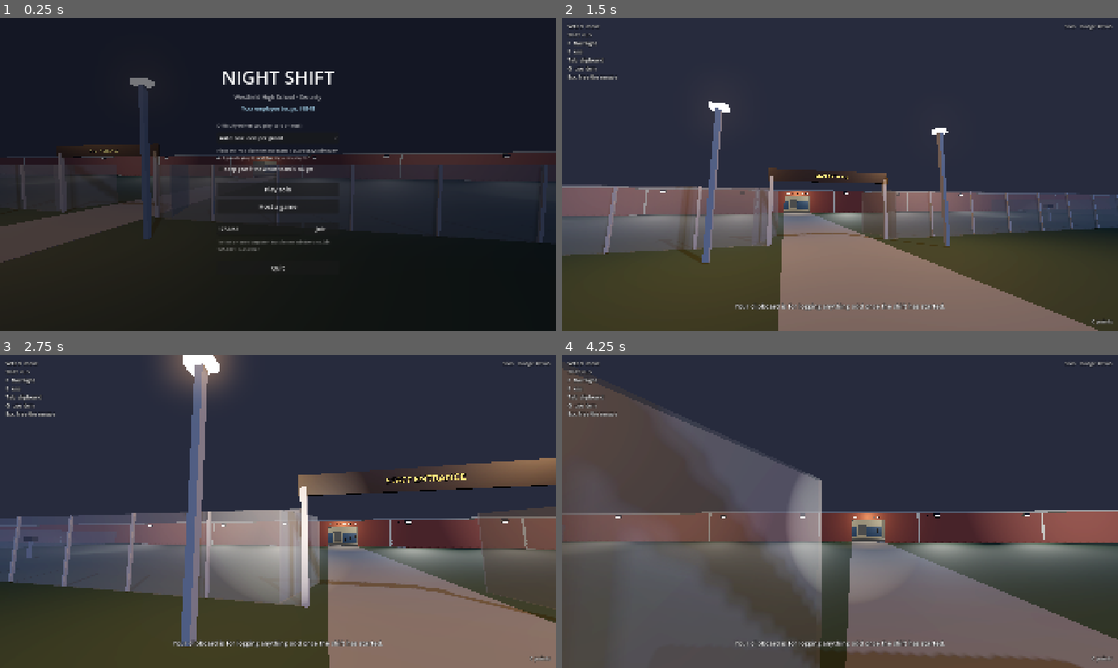
Above: before the commit, frames 1-4 (two rows, left to right).
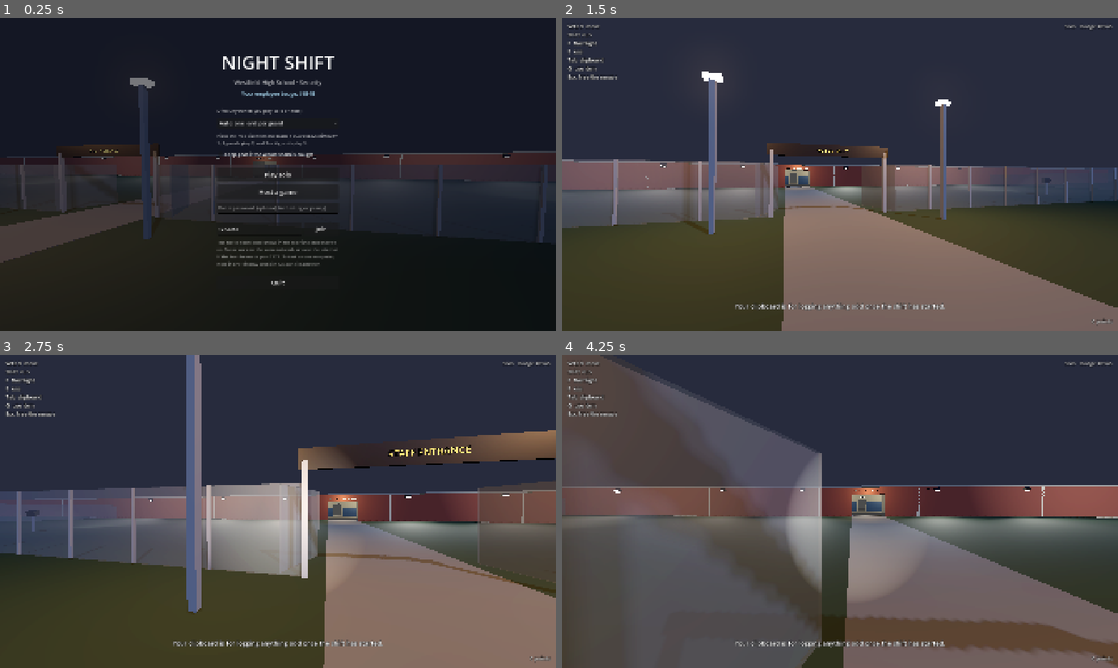
Above: after the commit, the same moments.

Repository: Travis700/Game
Game: Godot game, scene res://scenes/main.tscn
The game is run twice, just before and just after one commit, with the same random seed, the same clock (stepped at 60 frames per second) and the same inputs.
Inputs (mouse positions are in pixels of both pictures, inside the frame that each line leads up to):
- Up to frame 1 (0.25 s): no input
- Up to frame 2 (1.5 s): click "Play solo" at 0.5 s; tap Enter at 1.25 s; move the mouse to (867, 174) at 1.27 s; hold W (move_forward) from 1.28 s (still down); hold Tab (clipboard) from 1.28 s (still down); click (867, 174) at 1.42 s
- Up to frame 3 (2.75 s): keep holding W (move_forward); move the mouse to (250, 511) at 2.02 s; release Tab (clipboard) at 2.03 s; tap F (flashlight) at 2.1 s
- Up to frame 4 (4.25 s): keep holding W (move_forward); move the mouse to (851, 505) at 2.77 s; hold E (interact) 2.78-3.53 s; move the mouse to (834, 517) at 3.52 s; tap 1 (monitor_1) at 3.6 s; click (834, 517) at 3.67 s

The runs differ from the first frame. In frame 1, 3.5% of the frame differs, in the area x 38-61%, y 12-86%; in frame 2, 25%; in frame 3, 31%, in the area x 0-100%, y 0-100%; in frame 4, 31%.

Commit message:
Room codes and room passwords for multiplayer
The host's address is shown as a short room code that joiners can type instead of
an IP, and the host can set a password that joiners must match.

Co-Authored-By: Claude Opus 5.5 <noreply@anthropic.com>
Claude-Session: https://claude.ai/code/session_015YKvNgaJwTwAVL8wj2PRTQ

Diff:
--- a/scripts/main.gd
+++ b/scripts/main.gd
@@ -21,6 +21,11 @@
 
 ## Shown on the menu after returning to it, e.g. "The host ended the session."
 static var _menu_message := ""
+
+## Host: the password joiners must give ("" for none). Joiner: the password to send.
+var _password := ""
+## Host: the room code for this computer's address.
+var _room_code := ""
 
 var shift: Shift
 var lighting: ShiftLighting
@@ -229,6 +234,8 @@
 		return
 	var guards := players.get_child_count()
 	var status := "Solo" if _mode == "solo" else "%s · %d guard%s" % [_mode, guards, "" if guards == 1 else "s"]
+	if _room_code != "":
+		status = "Room %s%s · %s" % [_room_code, " (password)" if _password != "" else "", status]
 	if _local_guard:
 		status += " · Badge #%04d" % _local_guard.employee_number
 	if night.difficulty > 0:
@@ -287,6 +294,7 @@
 		return
 	multiplayer.multiplayer_peer = peer
 	_mode = "Hosting"
+	_room_code = RoomCode.from_address(RoomCode.local_address())
 	director.bake_navigation()
 	_start_run()
 	_enter_school()
@@ -294,10 +302,12 @@
 	print("[net] Hosting on port %d" % PORT)
 
 
-func _join(address: String) -> void:
-	if address == "":
-		menu.show_status("Type the host's address first.")
-		return
+func _join(typed: String) -> void:
+	if typed == "":
+		menu.show_status("Type the host's room code or address first.")
+		return
+	var address := RoomCode.resolve(typed)
+	_password = menu.options()["password"]
 	var peer := ENetMultiplayerPeer.new()
 	var error := peer.create_client(address, PORT)
 	if error != OK:
@@ -313,6 +323,7 @@
 	var options: Dictionary = menu.options()
 	night.difficulty_choice = options["difficulty"]
 	night.keep_gear = options["keep_gear"]
+	_password = options["password"]
 	if not options["continue"]:
 		return
 	var saved := RunSave.read()
@@ -334,7 +345,7 @@
 func _on_connected_to_server() -> void:
 	_mode = "Connected"
 	_enter_school()
-	_register_employee.rpc_id(1, Profile.employee_number)
+	_register_employee.rpc_id(1, Profile.employee_number, _password)
 	print("[net] Joined as peer %d" % multiplayer.get_unique_id())
 
 
@@ -375,9 +386,12 @@
 
 ## Host: a player who just joined shows their badge. Their guard spawns with it.
 @rpc("any_peer", "call_remote", "reliable")
-func _register_employee(badge: int) -> void:
+func _register_employee(badge: int, password: String) -> void:
 	var peer_id := multiplayer.get_remote_sender_id()
 	if not multiplayer.is_server() or players.has_node(str(peer_id)):
+		return
+	if password != _password:
+		_turn_away.rpc_id(peer_id, "Wrong room password." if password != "" else "That room needs a password.")
 		return
 	if shift.state != Shift.State.PRE_SHIFT:
 		_turn_away.rpc_id(peer_id, "That team's shift has already started.")
--- a/scripts/menu.gd
+++ b/scripts/menu.gd
@@ -15,6 +15,7 @@
 
 var _status: Label
 var _address: LineEdit
+var _password: LineEdit
 var _buttons: Array[Button] = []
 var _difficulty: OptionButton
 var _difficulty_about: Label
@@ -63,12 +64,18 @@
 	column.add_child(_button("Play solo", func() -> void: solo_requested.emit()))
 	column.add_child(_button("Host a game", func() -> void: host_requested.emit()))
 
+	_password = LineEdit.new()
+	_password.placeholder_text = "Room password (optional, for hosting or joining)"
+	_password.secret = true
+	_password.custom_minimum_size = Vector2(0, 40)
+	column.add_child(_password)
+
 	column.add_child(_spacer(6))
 	var join_row := HBoxContainer.new()
 	join_row.add_theme_constant_override("separation", 8)
 	_address = LineEdit.new()
 	_address.text = "127.0.0.1"
-	_address.placeholder_text = "Host's address"
+	_address.placeholder_text = "Room code or host's address"
 	_address.size_flags_horizontal = Control.SIZE_EXPAND_FILL
 	_address.custom_minimum_size = Vector2(0, 44)
 	_address.text_submitted.connect(func(text: String) -> void: join_requested.emit(text.strip_edges()))
@@ -79,7 +86,7 @@
 	column.add_child(join_row)
 
 	var hint := Label.new()
-	hint.text = "To test on one computer, host in one window and join 127.0.0.1 in another."
+	hint.text = "The host's room code shows in the top right once they're in. Codes work on the same network, or over the internet if the host forwards port 7777. To test on one computer, host in one window and join 127.0.0.1 in another."
 	hint.autowrap_mode = TextServer.AUTOWRAP_WORD_SMART
 	hint.modulate = Color(1, 1, 1, 0.5)
 	hint.add_theme_font_size_override("font_size", 15)
@@ -103,6 +110,7 @@
 		"difficulty": _difficulty.selected,
 		"keep_gear": _keep_gear.button_pressed,
 		"continue": _continue.visible and _continue.button_pressed,
+		"password": _password.text,
 	}
 
 
@@ -159,6 +167,7 @@
 	for button in _buttons:
 		button.disabled = busy
 	_address.editable = not busy
+	_password.editable = not busy
 
 
 func _button(text: String, on_press: Callable) -> Button:
--- /dev/null
+++ b/scripts/room_code.gd
@@ -0,0 +1,59 @@
+class_name RoomCode
+## Turns the host's IP address into a short room code like "KQ7M-X2D" and back, so players
+## can share a code instead of an address. It works on the same network (LAN), or over the
+## internet if the host forwards the game's port. Steam lobbies will replace this later.
+
+## No 0/O or 1/I, so codes are easy to read out.
+const ALPHABET := "ABCDEFGHJKLMNPQRSTUVWXYZ23456789"
+
+
+## "192.168.1.20" -> "AGKQ-B2T" (or "" if it isn't an IPv4 address).
+static func from_address(address: String) -> String:
+	var parts := address.split(".")
+	if parts.size() != 4:
+		return ""
+	var value := 0
+	for part in parts:
+		if not part.is_valid_int() or part.to_int() < 0 or part.to_int() > 255:
+			return ""
+		value = (value << 8) | part.to_int()
+	var code := ""
+	for i in 7:
+		code = ALPHABET[value & 31] + code
+		value >>= 5
+	return code.left(4) + "-" + code.right(3)
+
+
+## "AGKQ-B2T" -> "192.168.1.20", or "" if it isn't a valid code.
+static func to_address(code: String) -> String:
+	var clean := code.strip_edges().to_upper().replace("-", "").replace(" ", "")
+	if clean.length() != 7:
+		return ""
+	var value := 0
+	for letter in clean:
+		var digit := ALPHABET.find(letter)
+		if digit < 0:
+			return ""
+		value = (value << 5) | digit
+	if value >> 32 != 0:
+		return ""
+	return "%d.%d.%d.%d" % [(value >> 24) & 255, (value >> 16) & 255, (value >> 8) & 255, value & 255]
+
+
+## Whatever the player typed: a room code, or an address as it is.
+static func resolve(typed: String) -> String:
+	var address := to_address(typed)
+	return address if address != "" else typed.strip_edges()
+
+
+## This computer's address on the local network, e.g. "192.168.1.20" ("127.0.0.1" if none).
+static func local_address() -> String:
+	var fallback := ""
+	for address in IP.get_local_addresses():
+		if address.count(".") != 3 or address.begins_with("127.") or address.begins_with("169.254."):
+			continue
+		if address.begins_with("192.168.") or address.begins_with("10.") or address.begins_with("172."):
+			return address
+		if fallback == "":
+			fallback = address
+	return fallback if fallback != "" else "127.0.0.1"
Not shown, added: scripts/room_code.gd.uid
Not shown, changed: README.md
